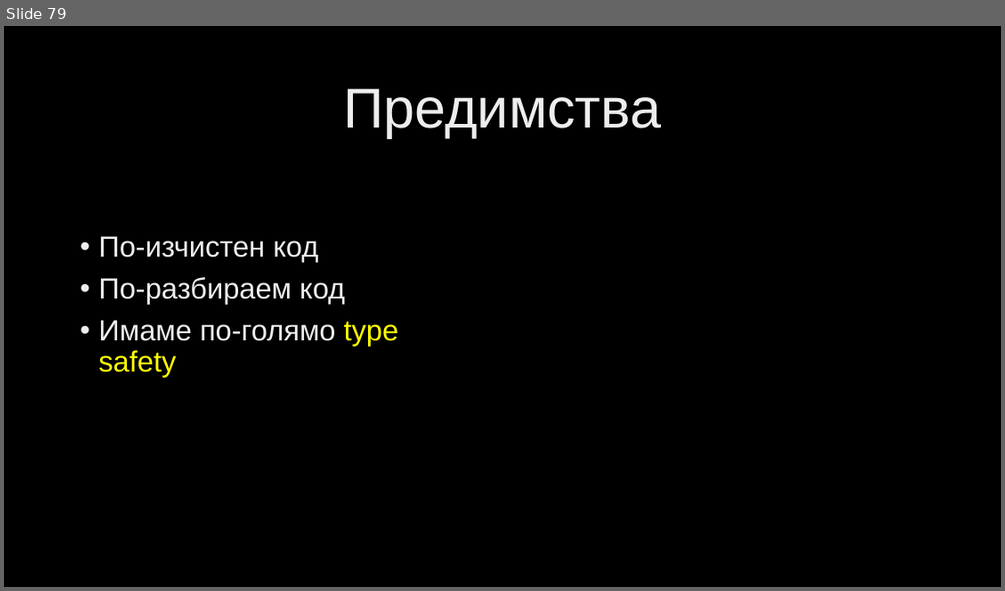
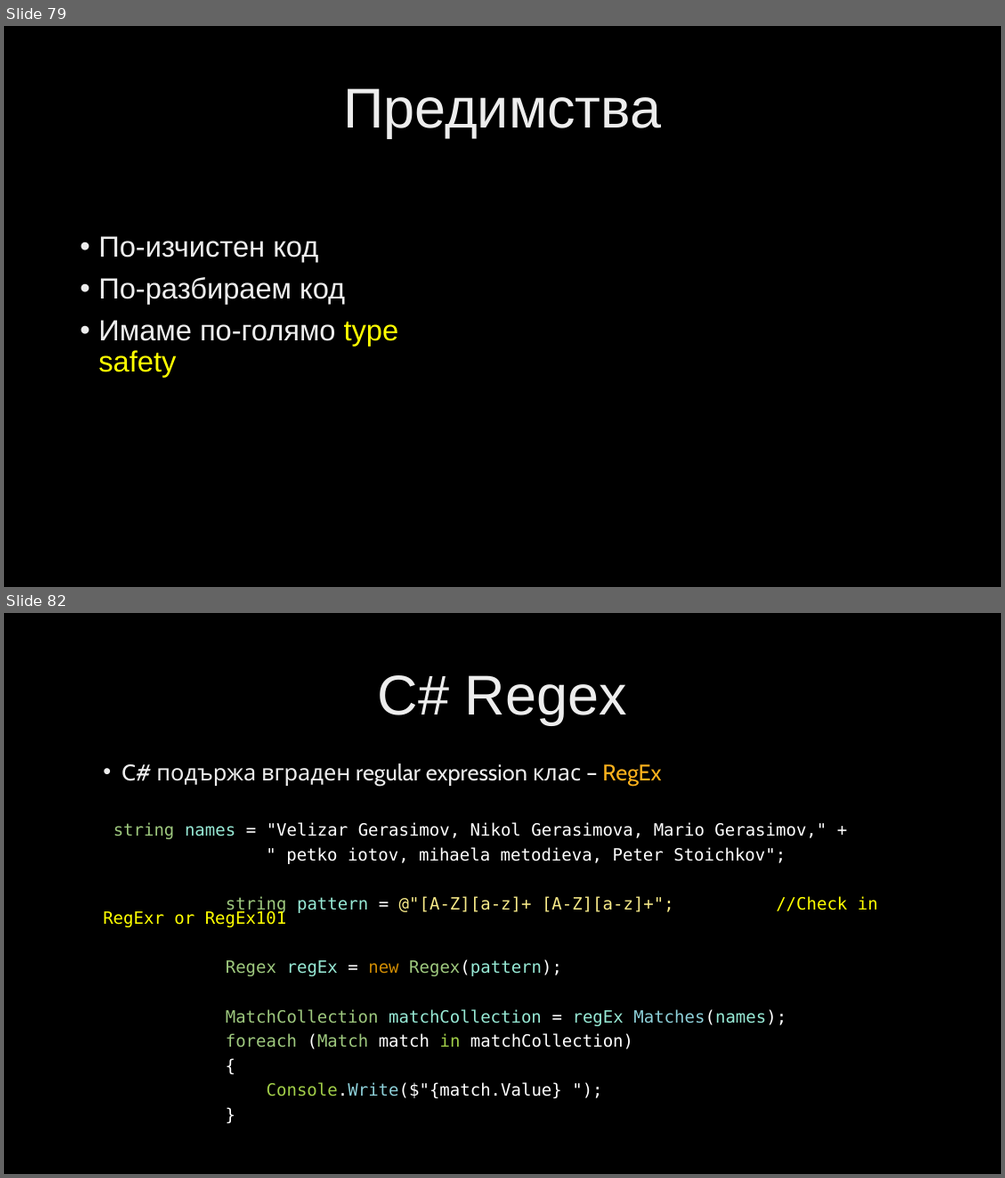
Before and after one commit to velizar92/CSharp-Programming-Presentations, a slide deck: C# Intermediate.pptx. Shown one above the other, each under a label of ours: slide 79 before the commit, slides 79 and 82 after it; the slides between them are not shown. The pictures are 1005x591 and 1005x1178 pixels, drawn with LibreOffice and Linux fonts; fonts in the diff are those of the drawing; background and template pictures are left out. Boxes give left, top, right and bottom in pixels: in the first picture for what was removed or moved away, otherwise in the second. Text is boxed around its words. In the diff, an @@ line names an element or a change of style, - is before the commit and + after.

```diff
--- a/C# Intermediate.pptx
+++ b/C# Intermediate.pptx
@@ slide 82 added at box(4, 613, 1001, 1174), background picture (left out) @@
@@ title added at box(378, 675, 627, 725), 54 pt, text gradient #BFBFBF to #EDEDED to #FFFFFF @@
+C# Regex
@@ text added at box(103, 763, 826, 1098), 16.3 pt, text #FFFFFF @@
+• C# подържа вграден regular expression клас – RegEx
+string names = "Velizar Gerasimov, Nikol Gerasimova, Mario Gerasimov," +
+" petko iotov, mihaela metodieva, Peter Stoichkov";
+string pattern = @"[A-Z][a-z]+ [A-Z][a-z]+"; //Check in RegExr or RegEx101
+Regex regEx = new Regex(pattern);
+MatchCollection matchCollection = regEx.Matches(names);
+foreach (Match match in matchCollection)
+{
+Console.Write($"{match.Value} ");
+}
```
Also in this commit, not shown: 3 other slides added.
